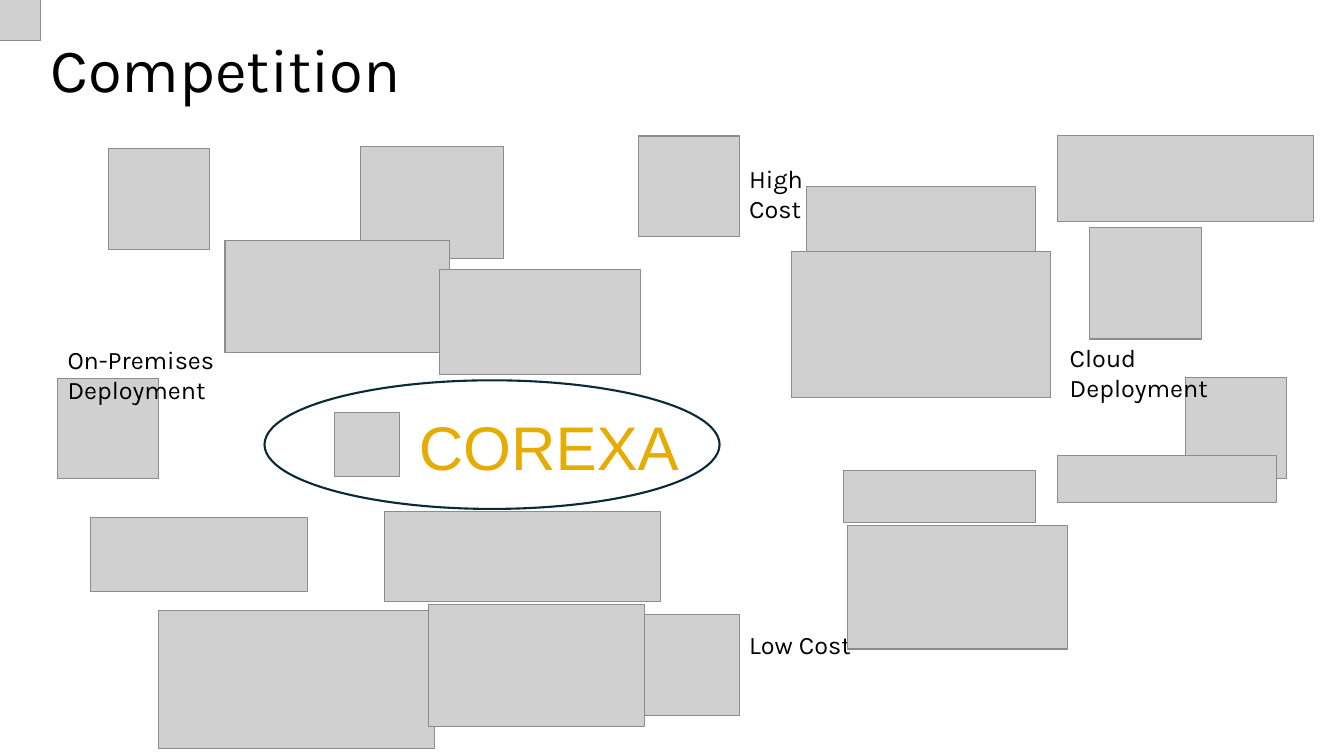
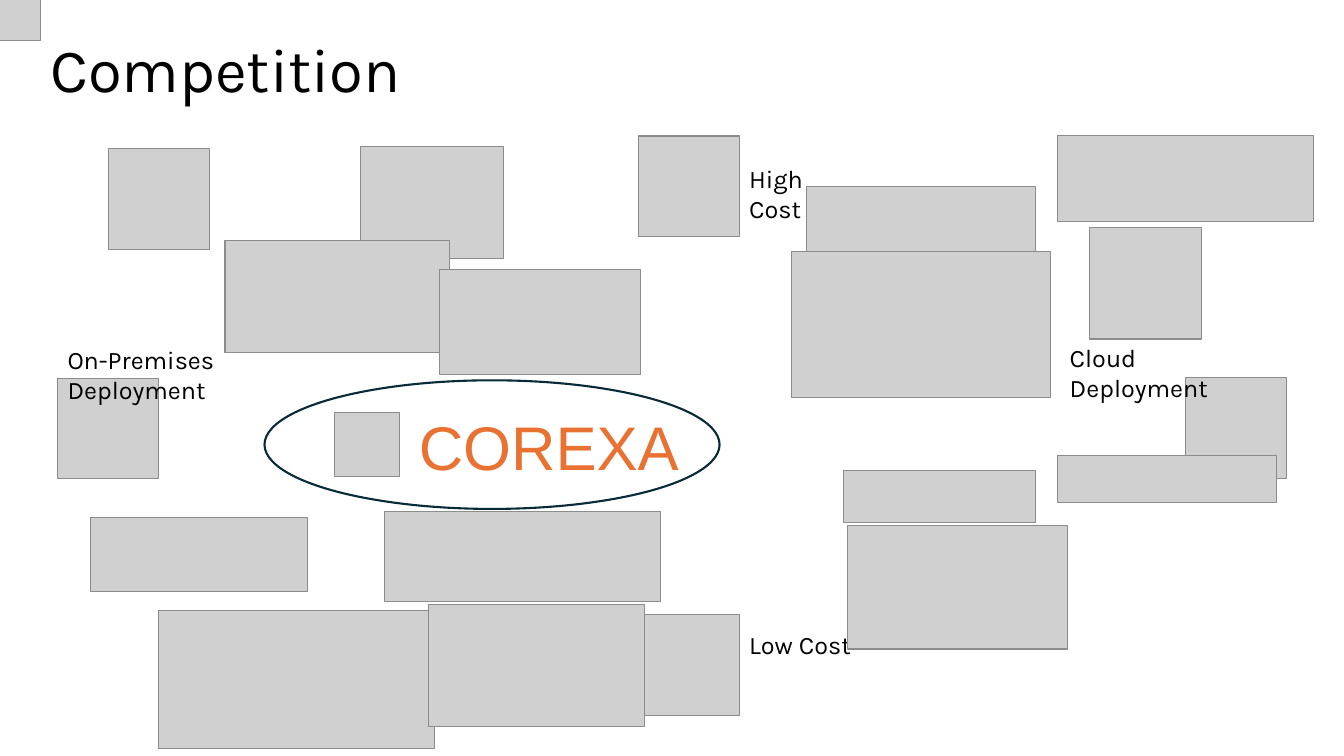
Before and after one commit to GitFarhanS/aib-App, a slide deck: slide 8 of src/assets/deck/Corexa Pitch Deck.pptx. Drawn at 1344x756 pixels with LibreOffice and Linux fonts; fonts in the diff are those of the drawing; grey boxes stand for pictures. Boxes give left, top, right and bottom in pixels: in the first picture for what was removed or moved away, otherwise in the second. Text is boxed around its words. In the diff, an @@ line names an element or a change of style, - is before the commit and + after.

Commit message:
Changed Logo colour

```diff
--- a/src/assets/deck/Corexa Pitch Deck.pptx
+++ b/src/assets/deck/Corexa Pitch Deck.pptx
@@ text "COREXA" at <box>419,427,679,482</box>: text colour #E5AC02 to #E97132 @@
```
Also in this commit, not shown: 1 other slide changed.
